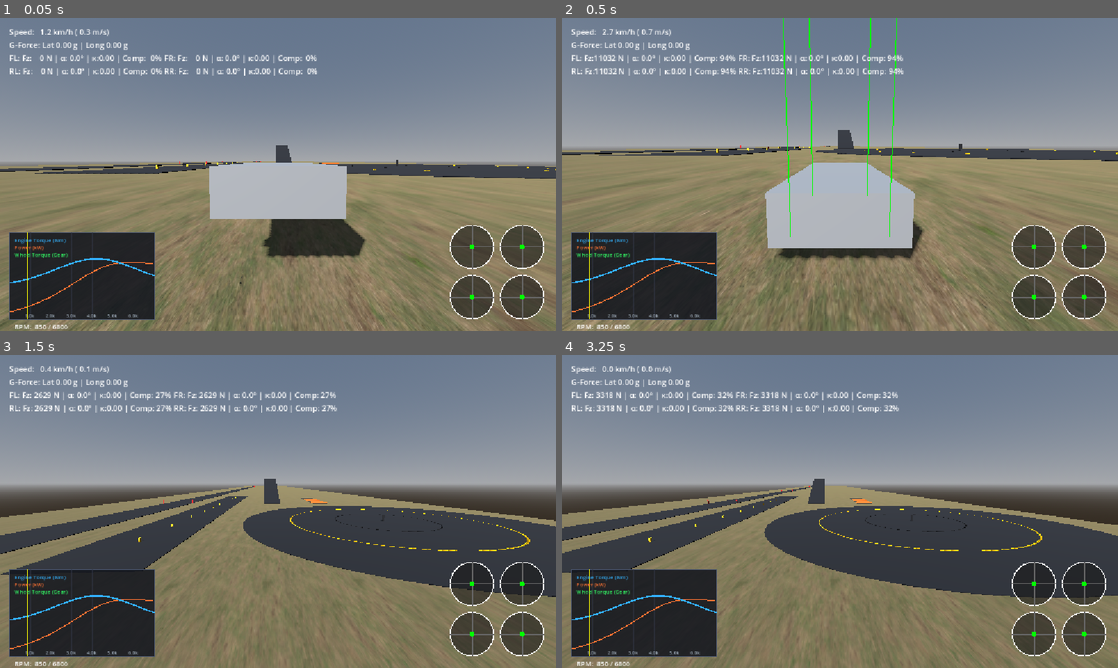
Above: before the commit, frames 1-4 (two rows, left to right).
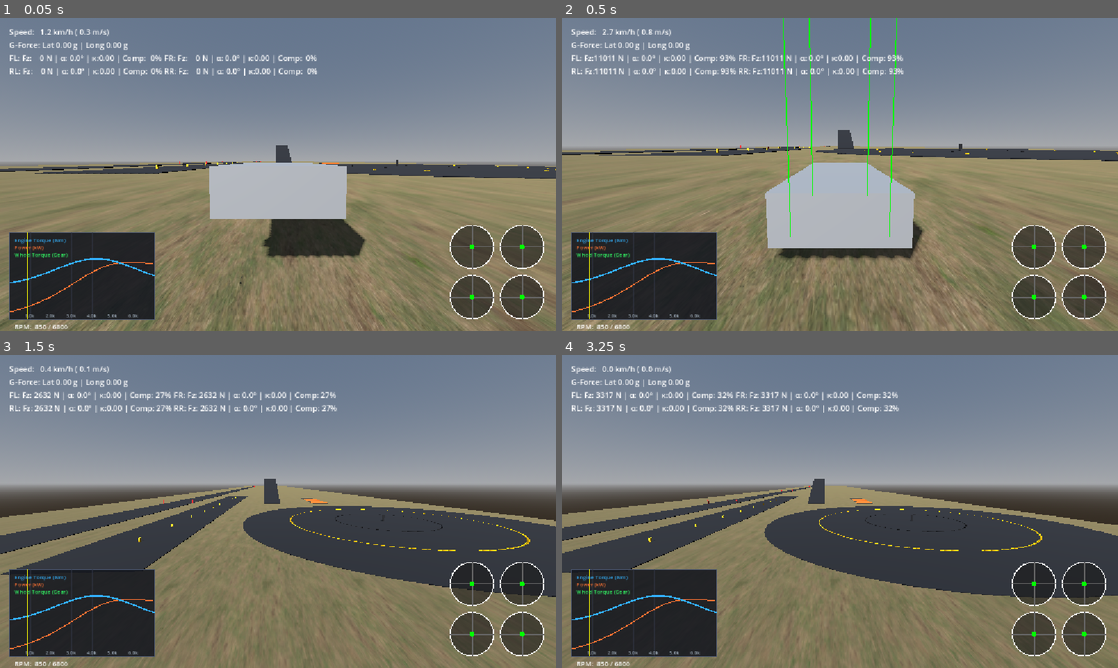
Above: after the commit, the same moments.

Repository: RealAbdurRehman/grounded
Game: Godot game, scene res://scenes/world/world.tscn
Two runs of this game, one before a commit and one after it. Both use one fixed random seed, a clock stepped at 60 frames per second and the inputs below.
Inputs (mouse positions are in pixels of both pictures, inside the frame that each line leads up to):
- Up to frame 1 (0.05 s): no input
- Up to frame 2 (0.5 s): no input
- Up to frame 3 (1.5 s): tap Enter at 0.5 s; move the mouse to (305, 511) at 0.52 s; hold E (gear_up) 0.53-1.25 s; hold V (camera_mode) 0.53-1.25 s; click (305, 511) at 0.67 s; drag from (166, 527) to (250, 574) at 1.27 s
- Up to frame 4 (3.25 s): move the mouse to (895, 442) at 2.02 s; hold D (steer_right) 2.03-2.75 s; tap M (toggle_transmission) at 2.1 s; drag from (812, 574) to (673, 464) at 2.77 s

Frame 1 is identical in both runs. In frame 2, 0.1% of the frame differs, in the area x 8-100%, y 3-45%; in frame 3, less than 0.1%; in frame 4, less than 0.1%.

Commit message:
Fix wheels sinking into the ground at high speeds
- Fixes the visual wheel meshes sinking into the ground at high speeds, caused by a one tick lag in wheel raycasts.
- Moves anti roll bar call to run after wheels update, ensuring they read current tick wheel data.

Diff:
--- a/scenes/vehicle/vehicle.tscn
+++ b/scenes/vehicle/vehicle.tscn
@@ -19,7 +19,7 @@
 top_radius = 0.33
 bottom_radius = 0.33
 height = 0.25
-radial_segments = 12
+radial_segments = 16
 
 [node name="RigidBody" type="RigidBody3D" unique_id=429220544]
 script = ExtResource("1_udt0a")
--- a/scripts/vehicle/vehicle.gd
+++ b/scripts/vehicle/vehicle.gd
@@ -45,8 +45,8 @@
 func _physics_process(delta: float) -> void:
 	_handle_inputs(delta)
 
+	_update_drivetrain_and_wheels(delta)
 	_apply_anti_roll_bars()
-	_update_drivetrain_and_wheels(delta)
 	_apply_aerodynamic_drag()
 
 	_update_telemetry()
--- a/scripts/vehicle/wheel.gd
+++ b/scripts/vehicle/wheel.gd
@@ -46,6 +46,7 @@
 	exclude_parent = true
 
 func update_wheel(chassis: RigidBody3D, delta: float, drive_torque_nm: float, brake_input: float, max_brake_torque: float) -> void:
+	force_raycast_update()
 	is_grounded = is_colliding()
 
 	if not is_grounded:
@@ -129,7 +130,7 @@
 		visual_mesh.position = Vector3(0, visual_y, 0)
 
 		_spin_angle += angular_velocity_rad_s * delta
-		visual_mesh.rotation.x = _spin_angle
+		visual_mesh.rotation.x = -_spin_angle
 		visual_mesh.rotation.y = steer_angle_rad
 
 	DebugDraw3D.draw_line(contact_point, contact_point + contact_normal * (suspension_force_n / 1500.0), Color.GREEN)
